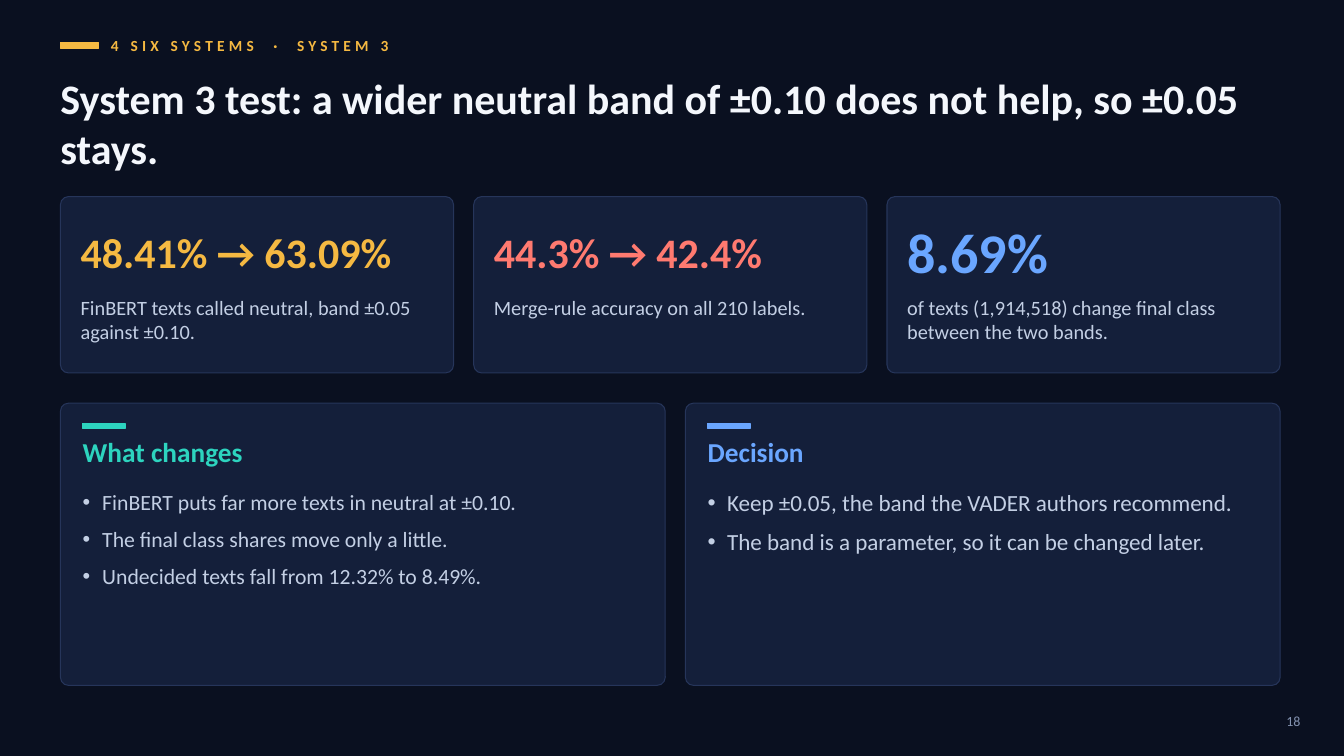
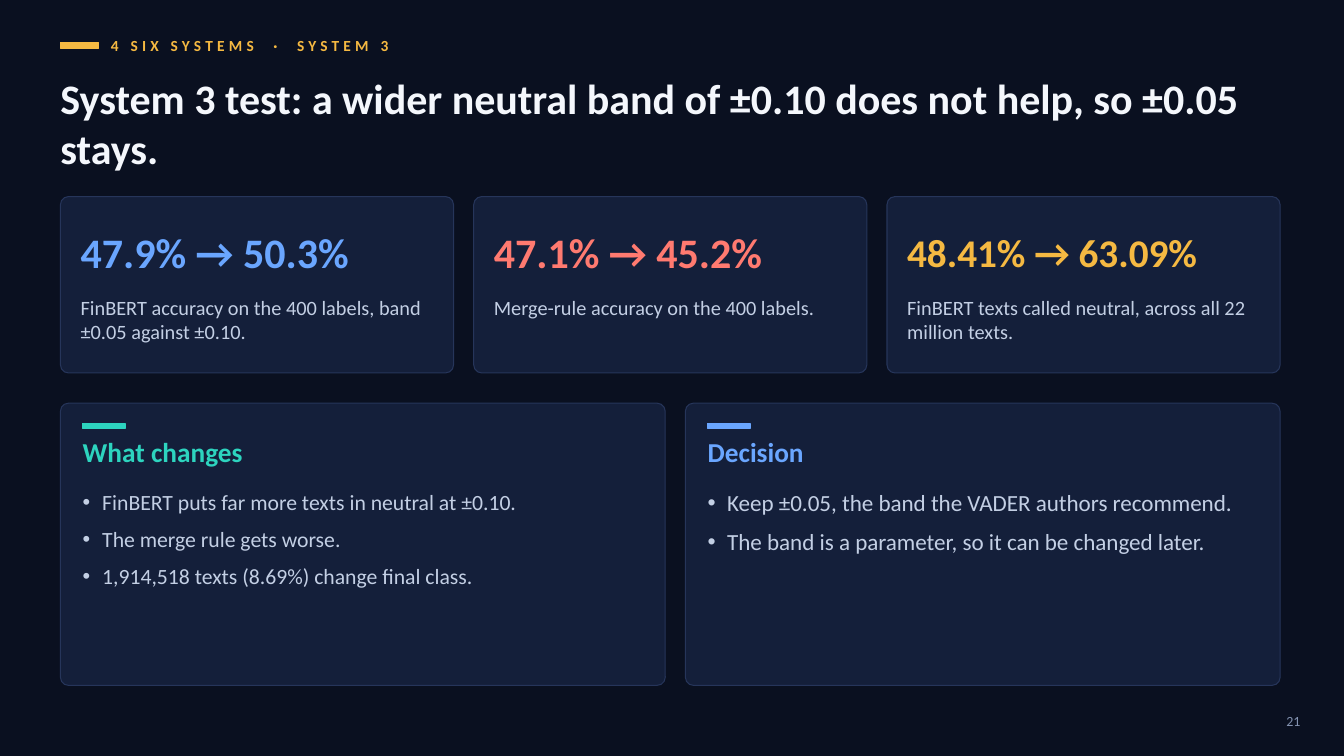
Before and after one commit to cat-arm/reddit-sentiment-market-warehouse-is, a slide deck: slide 21 of docs/presentation/defence_deck_en_v5.pptx (slide 18 before the commit). Drawn at 1344x756 pixels with LibreOffice and Linux fonts; fonts in the diff are those of the drawing. Boxes give left, top, right and bottom in pixels: in the first picture for what was removed or moved away, otherwise in the second. Text is boxed around its words. In the diff, an @@ line names an element or a change of style, - is before the commit and + after.

```diff
--- a/docs/presentation/defence_deck_en_v5.pptx
+++ b/docs/presentation/defence_deck_en_v5.pptx
@@ text at bbox=[81, 239, 349, 269]: text changed; text colour #F5B942 to #6AA6FF @@
-48.41% → 63.09%
+47.9% → 50.3%
@@ text at bbox=[494, 239, 762, 269]: text changed @@
-44.3% → 42.4%
+47.1% → 45.2%
@@ text at bbox=[907, 240, 1197, 268]: text changed; size 40 to 28 pt; text colour #6AA6FF to #F5B942 @@
-8.69%
+48.41% → 63.09%
@@ text at bbox=[81, 301, 421, 343]: text changed @@
-FinBERT texts called neutral, band ±0.05 against ±0.10.
+FinBERT accuracy on the 400 labels, band ±0.05 against ±0.10.
@@ text at bbox=[494, 301, 814, 319]: text changed @@
-Merge-rule accuracy on all 210 labels.
+Merge-rule accuracy on the 400 labels.
@@ text at bbox=[907, 301, 1245, 339]: text changed @@
-of texts (1,914,518) change final class between the two bands.
+FinBERT texts called neutral, across all 22 million texts.
@@ text at bbox=[102, 532, 472, 588]: text changed @@
-• The final class shares move only a little.
-• Undecided texts fall from 12.32% to 8.49%.
+• The merge rule gets worse.
+• 1,914,518 texts (8.69%) change final class.
@@ page number at bbox=[1286, 717, 1300, 726]: text changed @@
-18
+21
```
Also in this commit, not shown: 2 other slides changed, 5 slides added, 2 slides removed, 3 other files.
